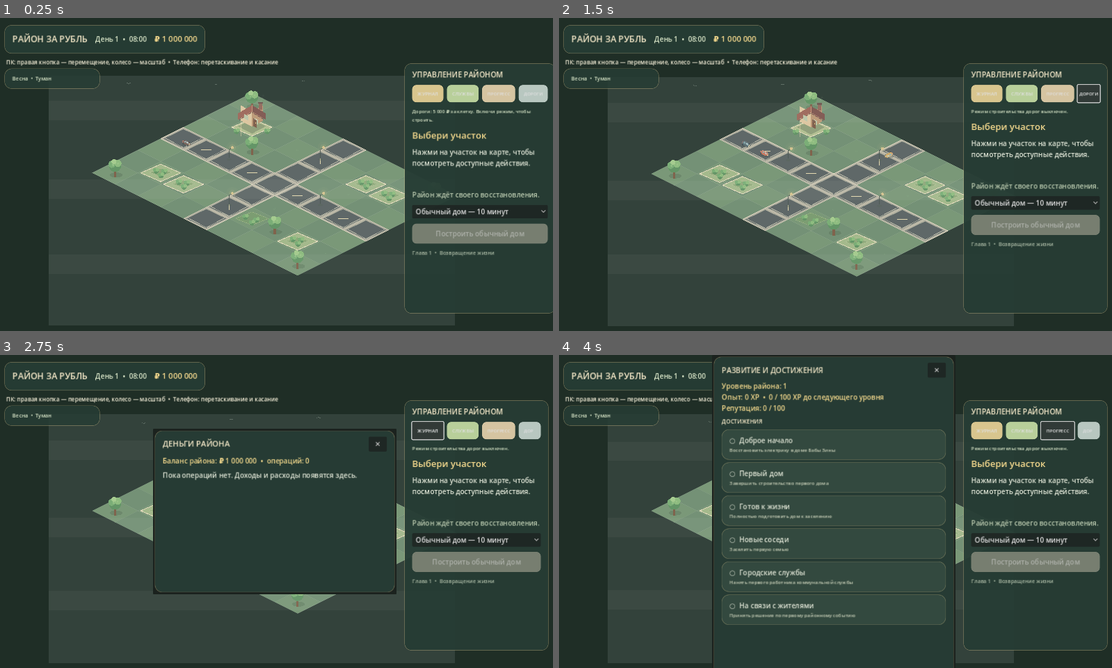
Above: before the commit, frames 1-4 (two rows, left to right).
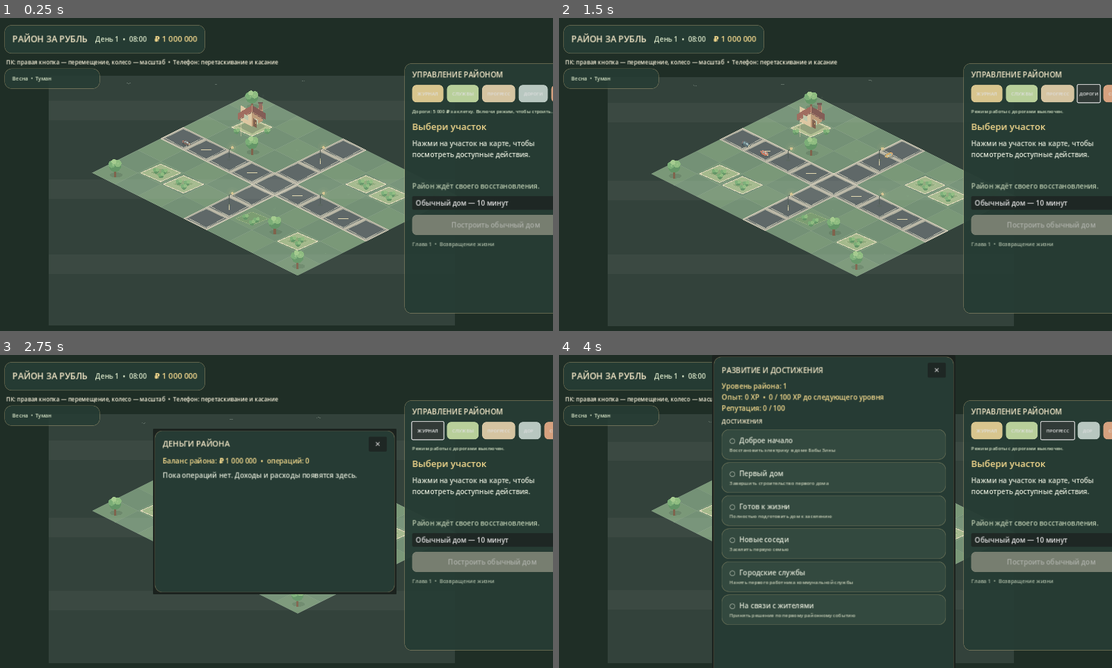
Above: after the commit, the same moments.

Repository: wellbi-creator/rayon-za-rubl
Game: Godot game, scene res://scenes/main.tscn
The game is run twice, just before and just after one commit, with the same random seed, the same clock (stepped at 60 frames per second) and the same inputs.
Inputs:
- Up to frame 1 (0.25 s): no input
- Up to frame 2 (1.5 s): click "ДОРОГИ" at 0.5 s; click "ЗАКРЫТЬ" at 1.25 s
- Up to frame 3 (2.75 s): click "ЖУРНАЛ" at 2 s
- Up to frame 4 (4 s): click "СЛУЖБЫ" at 2.75 s; click "ПРОГРЕСС" at 3.5 s

The runs differ from the first frame. In frame 1, 3.9% of the frame differs, in the area x 74-100%, y 14-95%; in frame 2, 0.5%; in frame 3, 0.5%; in frame 4, 0.5%.

Commit message:
M5.4: add road demolition mode with partial refund

Diff:
--- a/scripts/main.gd
+++ b/scripts/main.gd
@@ -16,6 +16,7 @@
 const BABA_REPAIR_COST := 120000
 const BABA_QUEST_REWARD := 150000
 const ROAD_CELL_COST := 5000
+const ROAD_REMOVAL_REFUND := 2500
 
 var world: DistrictWorld
 var selected_plot_id: int = -1
@@ -76,6 +77,7 @@
 var district_event_status_label: Label
 var weather_label: Label
 var road_tool_button: Button
+var road_remove_button: Button
 var road_tool_status_label: Label
 
 func _ready() -> void:
@@ -236,6 +238,14 @@
 	road_tool_button.add_theme_stylebox_override("normal", _button_style(Color("#b8c7c0")))
 	road_tool_button.pressed.connect(_on_road_tool_pressed)
 	management_buttons.add_child(road_tool_button)
+	road_remove_button = Button.new()
+	road_remove_button.text = "СНЕСТИ"
+	road_remove_button.custom_minimum_size = Vector2(0, 40)
+	road_remove_button.size_flags_horizontal = Control.SIZE_EXPAND_FILL
+	road_remove_button.add_theme_font_size_override("font_size", 10)
+	road_remove_button.add_theme_stylebox_override("normal", _button_style(Color("#d6a17f")))
+	road_remove_button.pressed.connect(_on_road_remove_pressed)
+	management_buttons.add_child(road_remove_button)
 
 	road_tool_status_label = Label.new()
 	road_tool_status_label.text = "Дороги: 5 000 ₽ за клетку. Включи режим, чтобы строить."
@@ -946,13 +956,32 @@
 	build_button.disabled = true
 
 func _on_road_tool_pressed() -> void:
-	var enabled := not world.road_build_mode
-	world.set_road_build_mode(enabled)
+	var enabled := not world.road_build_mode or world.road_edit_action != "build"
+	world.set_road_build_mode(enabled, "build")
 	road_tool_button.text = "ЗАКРЫТЬ" if enabled else "ДОРОГИ"
-	road_tool_status_label.text = "Режим строительства: нажимай на подсвеченные клетки. Цена — 5 000 ₽ за клетку." if enabled else "Режим строительства дорог выключен."
+	road_remove_button.text = "СНЕСТИ"
+	road_tool_status_label.text = "Строительство: зелёная клетка — можно проложить дорогу. Цена — 5 000 ₽." if enabled else "Режим работы с дорогами выключен."
+
+func _on_road_remove_pressed() -> void:
+	var enabled := not world.road_build_mode or world.road_edit_action != "remove"
+	world.set_road_build_mode(enabled, "remove")
+	road_remove_button.text = "ЗАКРЫТЬ" if enabled else "СНЕСТИ"
+	road_tool_button.text = "ДОРОГИ"
+	road_tool_status_label.text = "Демонтаж: оранжевая клетка — можно снять сегмент. Возврат — 2 500 ₽." if enabled else "Режим работы с дорогами выключен."
 
 func _on_road_cell_requested(cell: Vector2i) -> void:
 	if not world.road_build_mode:
+		return
+	if world.road_edit_action == "remove":
+		if not world.can_remove_road_cell(cell):
+			road_tool_status_label.text = "Нельзя снять этот сегмент: он отсутствует или его удаление разорвёт дорожную сеть."
+			return
+		if not world.remove_road_cell(cell):
+			road_tool_status_label.text = "Не удалось демонтировать дорогу. Изменений нет."
+			return
+		economy.add_money(ROAD_REMOVAL_REFUND, "Возврат за демонтаж дороги")
+		road_tool_status_label.text = "Сегмент снят. Возвращено %s ₽." % _format_money(ROAD_REMOVAL_REFUND)
+		_save_game()
 		return
 	if not world.can_build_road_cell(cell):
 		road_tool_status_label.text = "Здесь нельзя построить дорогу: выбери свободную клетку рядом с существующей сетью."
